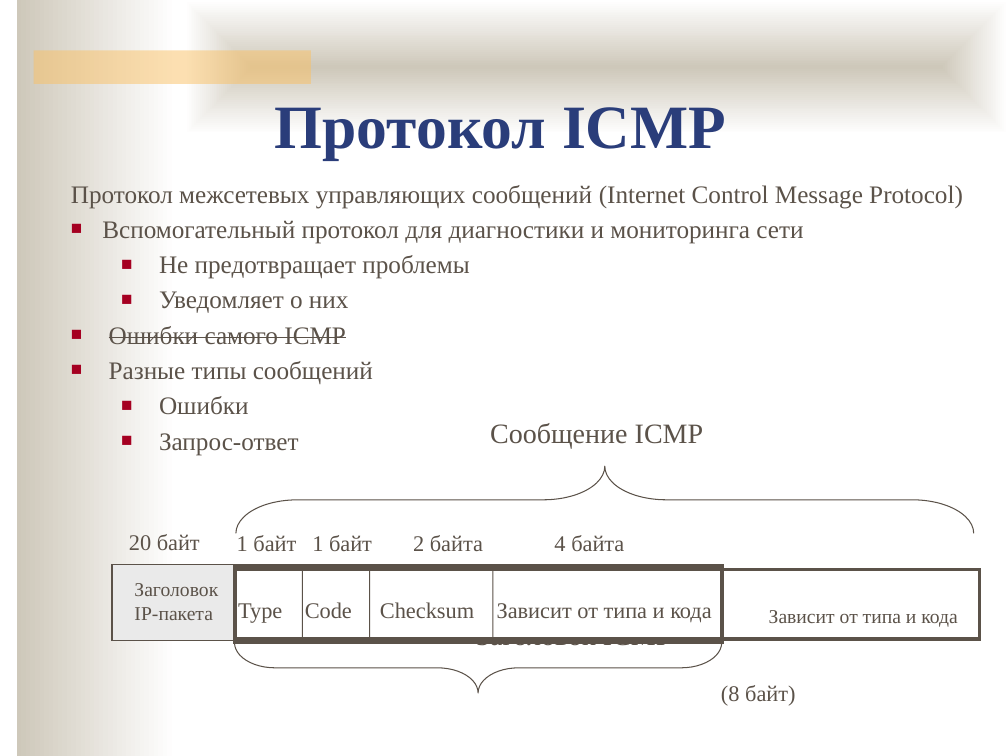
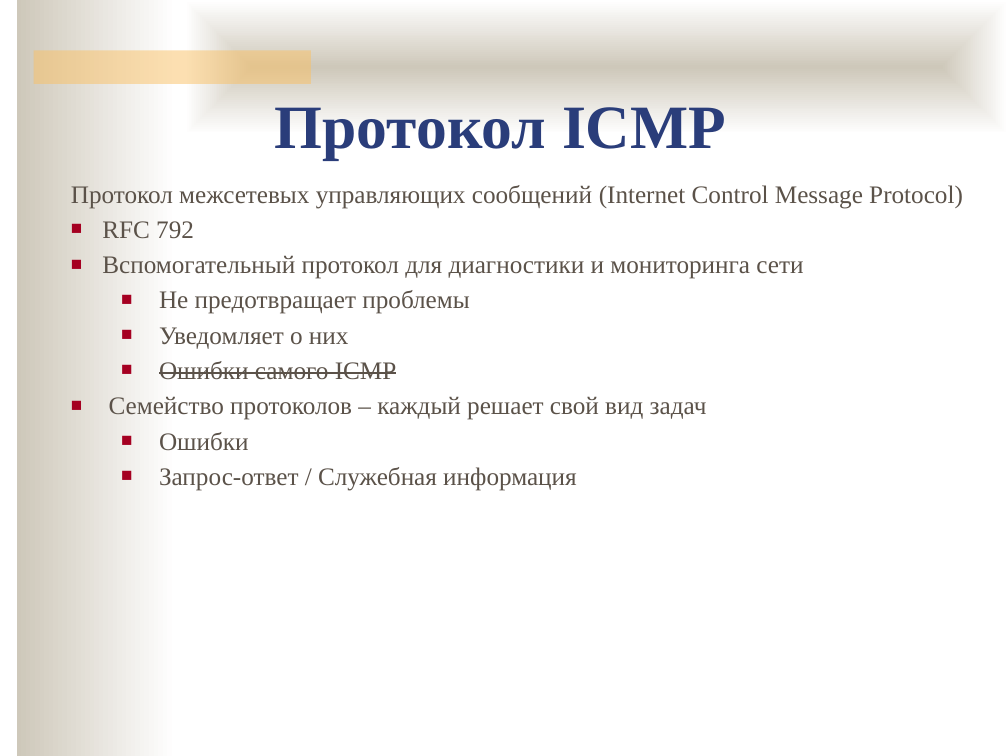
Before and after one commit to ukoloff/nets, a slide deck: slide 26 of lecture/11.pptx. Drawn at 1008x756 pixels with LibreOffice and Linux fonts; fonts in the diff are those of the drawing; background and template pictures are left out. Boxes give left, top, right and bottom in pixels: in the first picture for what was removed or moved away, otherwise in the second. Text is boxed around its words. In the diff, an @@ line names an element or a change of style, - is before the commit and + after.

```diff
--- a/lecture/11.pptx
+++ b/lecture/11.pptx
@@ text at (x1=102, y1=221, x2=194, y2=238): paragraph added @@
+■ RFC 792
@@ text at (x1=159, y1=361, x2=397, y2=380): list level 1 to 2 in "Ошибки самого ICMP" @@
@@ text at (x1=109, y1=396, x2=707, y2=420): text changed @@
-■ Разные типы сообщений
+■ Семейство протоколов – каждый решает свой вид задач
@@ text removed at (x1=490, y1=423, x2=704, y2=449) @@
-Сообщение ICMP
@@ text at (x1=159, y1=467, x2=577, y2=491): text changed @@
-  ■ Запрос-ответ
+  ■ Запрос-ответ / Служебная информация
@@ left brace removed at (x1=236, y1=466, x2=974, y2=534) @@
@@ text removed at (x1=129, y1=534, x2=200, y2=550) @@
-20 байт
@@ text removed at (x1=237, y1=535, x2=296, y2=551) @@
-1 байт
@@ text removed at (x1=312, y1=535, x2=372, y2=551) @@
-1 байт
@@ text removed at (x1=413, y1=535, x2=483, y2=551) @@
-2 байта
@@ text removed at (x1=554, y1=535, x2=624, y2=551) @@
-4 байта
@@ rectangle removed at (x1=112, y1=564, x2=234, y2=640) @@
@@ rectangle removed at (x1=235, y1=566, x2=722, y2=642) @@
@@ line removed from (302, 566) to (302, 642) @@
@@ line removed from (370, 566) to (370, 642) @@
@@ line removed from (493, 566) to (493, 642) @@
@@ text removed at (x1=134, y1=583, x2=218, y2=620) @@
-Заголовок IP-пакета
@@ rectangle removed at (x1=235, y1=570, x2=980, y2=639) @@
@@ text removed at (x1=238, y1=602, x2=711, y2=623) @@
-Type Code Checksum Зависит от типа и кода
@@ text removed at (x1=476, y1=624, x2=672, y2=646) @@
-Заголовок ICMP
@@ text removed at (x1=769, y1=610, x2=957, y2=627) @@
-Зависит от типа и кода
@@ left brace removed at (x1=234, y1=643, x2=721, y2=693) @@
@@ text removed at (x1=721, y1=685, x2=795, y2=706) @@
-(8 байт)
```
Also in this commit, not shown: 6 slides added.
